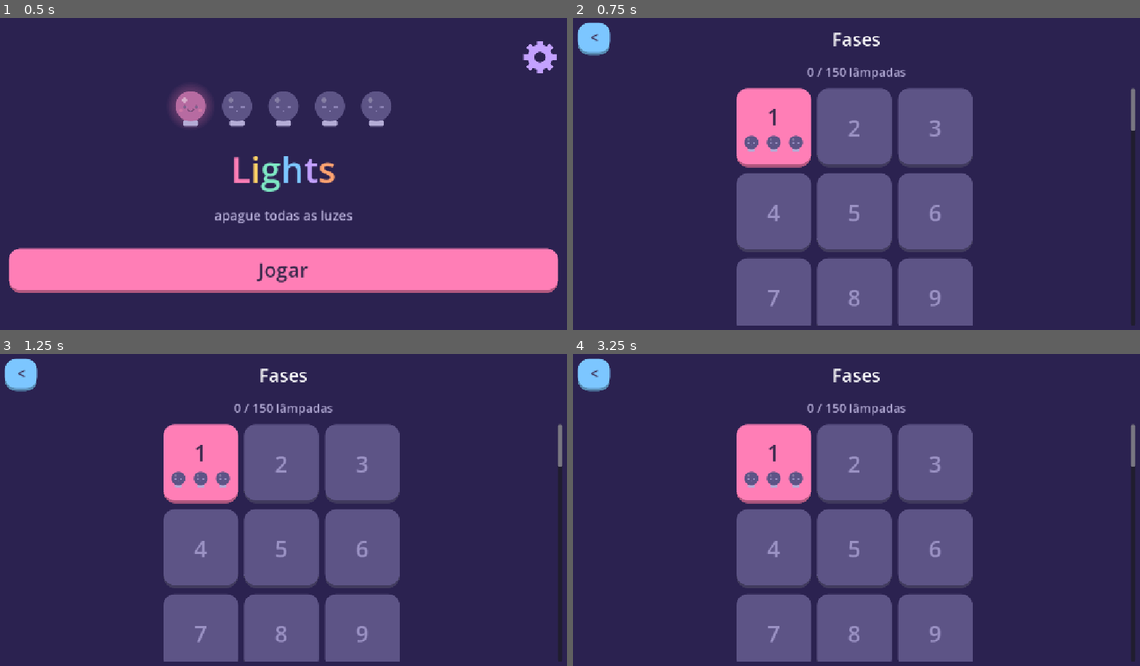
Above: before the commit, frames 1-4 (two rows, left to right).
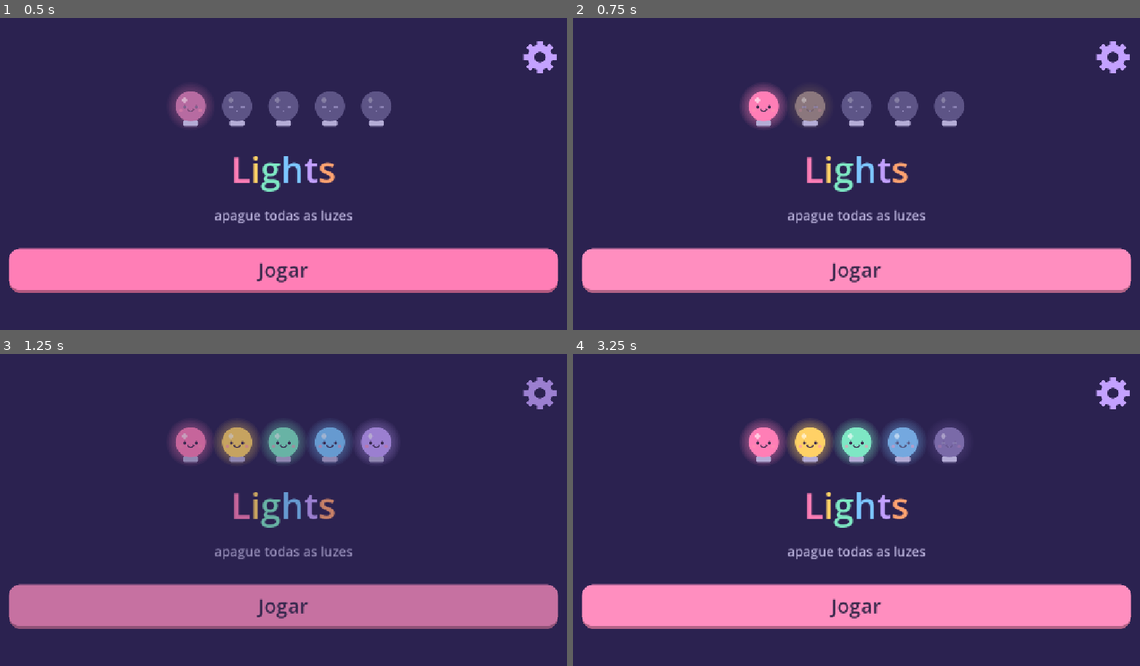
Above: after the commit, the same moments.

Repository: MuriloBahr/lights
Game: Godot game, scene res://scenes/menu.tscn
Same seed, same stepped clock (60 frames per second), same inputs: the game is played once before the commit and once after it.
Inputs (mouse positions are in pixels of both pictures, inside the frame that each line leads up to):
- Up to frame 1 (0.5 s): no input
- Up to frame 2 (0.75 s): click "Jogar" at 0.5 s
- Up to frame 3 (1.25 s): no input
- Up to frame 4 (3.25 s): click (595, 375) at 1.25 s, where only the run before the commit has a clickable "<"; click (595, 375) at 2 s, where only the run after the commit has a clickable "<"; click "Jogar" at 2.75 s

Frame 1 is identical in both runs. In frame 2, 38% of the frame differs, in the area x 0-100%, y 1-99%; in frame 3, 39%; in frame 4, 39%.

Commit message:
lights [patch note]: Adicionado musica Adicionado animação e som ao clicar em jogar e entrar numa fase

Diff:
--- a/scripts/bulb.gd
+++ b/scripts/bulb.gd
@@ -24,6 +24,15 @@
 		_fade.kill()
 	_fade = create_tween()
 	_fade.tween_property(self, "glow", 1.0 if lit else 0.0, 0.28).set_trans(Tween.TRANS_SINE)
+
+
+func appear(delay: float) -> void:
+	scale = Vector2.ZERO
+	if _pop:
+		_pop.kill()
+	_pop = create_tween()
+	_pop.tween_interval(delay)
+	_pop.tween_property(self, "scale", Vector2.ONE, 0.35).set_trans(Tween.TRANS_BACK).set_ease(Tween.EASE_OUT)
 
 
 func _notification(what: int) -> void:
--- a/scripts/game.gd
+++ b/scripts/game.gd
@@ -14,6 +14,7 @@
 
 func _ready() -> void:
 	set_anchors_preset(Control.PRESET_FULL_RECT)
+	State.sfx.duck(true)
 	levels = State.levels
 	level_index = State.current_level
 	_build_ui()
@@ -71,6 +72,7 @@
 
 
 func _load(index: int) -> void:
+	State.sfx.enter()
 	level_index = index
 	var level: Dictionary = levels[index]
 	_build_grid(int(level["size"]))
@@ -91,6 +93,7 @@
 			b.pressed.connect(board.toggle.bind(x, y))
 			b.pressed.connect(State.sfx.tap)
 			grid.add_child(b)
+			b.appear(0.05 * (x + y))
 			bulbs.append(b)
 
 
--- a/scripts/level_select.gd
+++ b/scripts/level_select.gd
@@ -5,6 +5,7 @@
 
 
 func _ready() -> void:
+	State.sfx.duck(false)
 	set_anchors_preset(Control.PRESET_FULL_RECT)
 	var margin := MarginContainer.new()
 	margin.set_anchors_preset(Control.PRESET_FULL_RECT)
--- a/scripts/menu.gd
+++ b/scripts/menu.gd
@@ -3,9 +3,12 @@
 var bulbs: Array[Bulb] = []
 var _step := 0
 var _settings: SettingsPanel
+var _timer: Timer
+var _starting := false
 
 
 func _ready() -> void:
+	State.sfx.duck(false)
 	set_anchors_preset(Control.PRESET_FULL_RECT)
 	var margin := MarginContainer.new()
 	margin.set_anchors_preset(Control.PRESET_FULL_RECT)
@@ -60,11 +63,11 @@
 		row.add_child(b)
 		bulbs.append(b)
 
-	var timer := Timer.new()
-	timer.wait_time = 0.35
-	timer.autostart = true
-	timer.timeout.connect(_tick)
-	add_child(timer)
+	_timer = Timer.new()
+	_timer.wait_time = 0.35
+	_timer.autostart = true
+	_timer.timeout.connect(_tick)
+	add_child(_timer)
 	return row
 
 
@@ -94,8 +97,17 @@
 
 
 func _play() -> void:
-	get_tree().change_scene_to_file("res://scenes/level_select.tscn")
-
+	if _starting:
+		return
+	_starting = true
+	_timer.stop()
+	State.sfx.start()
+	var t := create_tween()
+	for b in bulbs:
+		t.tween_callback(b.set_lit.bind(true))
+		t.tween_interval(0.08)
+	t.tween_interval(0.2)
+	t.tween_callback(State.go.bind("res://scenes/level_select.tscn"))
 
 func _open_settings() -> void:
 	if is_instance_valid(_settings):
--- a/scripts/settings_panel.gd
+++ b/scripts/settings_panel.gd
@@ -5,7 +5,7 @@
 
 
 func _ready() -> void:
-	set_anchors_preset(Control.PRESET_FULL_RECT)
+	set_anchors_and_offsets_preset(Control.PRESET_FULL_RECT)
 
 	var dim := ColorRect.new()
 	dim.set_anchors_preset(Control.PRESET_FULL_RECT)
--- a/scripts/sfx.gd
+++ b/scripts/sfx.gd
@@ -1,9 +1,18 @@
 class_name Sfx
 extends Node
+
+const MUSIC_PATH := "res://assets/music/theme.mp3"
+const MUSIC_DB := -20.0
+const GAME_DUCK_DB := 8.0
 
 var vibration := true
 var _tap: AudioStreamPlayer
 var _win: AudioStreamPlayer
+var _click: AudioStreamPlayer
+var _start: AudioStreamPlayer
+var _music: AudioStreamPlayer
+var _music_tween: Tween
+var _music_target := MUSIC_DB
 
 
 func _ready() -> void:
@@ -11,6 +20,10 @@
 	_ensure_bus("SFX")
 	_tap = _player("res://assets/sfx/tap.wav")
 	_win = _player("res://assets/sfx/win.wav")
+	_click = _player("res://assets/sfx/click.wav")
+	_click.volume_db = -4.0
+	_start = _player("res://assets/sfx/start.wav")
+	_start_music()
 
 
 func apply(settings: Dictionary) -> void:
@@ -19,15 +32,86 @@
 	vibration = settings["vibration"]
 
 
+func duck(on: bool) -> void:
+	_music_target = MUSIC_DB - (GAME_DUCK_DB if on else 0.0)
+	if _music:
+		_fade_music(_music_target, 0.8 if _music.volume_db > -40.0 else 3.0)
+
+
 func tap() -> void:
-	_tap.pitch_scale = randf_range(0.92, 1.12)
+	_tap.pitch_scale = randf_range(0.96, 1.04)
 	_tap.play()
+	_buzz(15)
+
+
+func ding(step: int) -> void:
+	_tap.pitch_scale = 1.0 + 0.3 * step
+	_tap.play()
+	_buzz(20)
+
+
+func click() -> void:
+	_click.play()
+	_buzz(10)
+
+
+func start() -> void:
+	_start.pitch_scale = 1.0
+	_start.play()
+	_buzz(30)
+
+
+func enter() -> void:
+	_start.pitch_scale = 1.3
+	_start.play()
 	_buzz(15)
 
 
 func win() -> void:
 	_win.play()
 	_buzz(120)
+	_dip()
+
+
+func _notification(what: int) -> void:
+	if not _music:
+		return
+	if what == NOTIFICATION_APPLICATION_PAUSED:
+		_music.stream_paused = true
+	elif what == NOTIFICATION_APPLICATION_RESUMED:
+		_music.stream_paused = false
+
+
+func _start_music() -> void:
+	if not ResourceLoader.exists(MUSIC_PATH):
+		return
+	var stream: AudioStream = load(MUSIC_PATH)
+	stream.set("loop", true)
+	_music = AudioStreamPlayer.new()
+	_music.stream = stream
+	_music.bus = "Music"
+	_music.volume_db = -60.0
+	add_child(_music)
+	_music.play()
+	_fade_music(_music_target, 3.0)
+
+
+func _fade_music(db: float, seconds: float) -> void:
+	if _music_tween:
+		_music_tween.kill()
+	_music_tween = create_tween()
+	_music_tween.tween_property(_music, "volume_db", db, seconds)
+
+
+func _dip() -> void:
+	if not _music:
+		return
+	if _music_tween:
+		_music_tween.kill()
+	_music_tween = create_tween()
+	_music_tween.tween_property(_music, "volume_db", _music_target - 6.0, 0.15)
+	_music_tween.tween_interval(1.4)
+	_music_tween.tween_property(_music, "volume_db", _music_target, 1.0)
 
 
 func _buzz(ms: int) -> void:
@@ -51,9 +135,3 @@
 	p.max_polyphony = 4
 	add_child(p)
 	return p
-
-
-func ding(step: int) -> void:
-	_tap.pitch_scale = 1.0 + 0.3 * step
-	_tap.play()
-	_buzz(20)
--- a/scripts/state.gd
+++ b/scripts/state.gd
@@ -2,12 +2,16 @@
 
 const LEVELS_PATH := "res://data/levels.json"
 const SAVE_PATH := "user://save.json"
+const FADE_TIME := 0.25
 
 var levels: Array = []
 var current_level := 0
 var stars := {}
 var settings := {"music": true, "sfx": true, "vibration": true}
 var sfx := Sfx.new()
+
+var _fade := ColorRect.new()
+var _busy := false
 
 
 func _ready() -> void:
@@ -16,6 +20,31 @@
 	_read()
 	add_child(sfx)
 	sfx.apply(settings)
+
+	var layer := CanvasLayer.new()
+	layer.layer = 100
+	add_child(layer)
+	_fade.color = Color(Palette.BG, 0.0)
+	_fade.mouse_filter = Control.MOUSE_FILTER_IGNORE
+	layer.add_child(_fade)
+	_fade.set_anchors_and_offsets_preset(Control.PRESET_FULL_RECT)
+
+
+func go(path: String) -> void:
+	if _busy:
+		return
+	_busy = true
+	_fade.mouse_filter = Control.MOUSE_FILTER_STOP
+	var out := create_tween()
+	out.tween_property(_fade, "color:a", 1.0, FADE_TIME)
+	await out.finished
+	get_tree().change_scene_to_file(path)
+	await get_tree().process_frame
+	var back := create_tween()
+	back.tween_property(_fade, "color:a", 0.0, FADE_TIME)
+	await back.finished
+	_fade.mouse_filter = Control.MOUSE_FILTER_IGNORE
+	_busy = false
 
 
 func stars_for(id: int) -> int:
Not shown, added: assets/music/theme.mp3.import
Not shown, added: assets/sfx/click.wav.import
Not shown, added: assets/sfx/start.wav.import
Not shown, added: scripts/win_panel.gd.uid
Not shown, added: assets/music/theme.mp3
Not shown, added: assets/sfx/click.wav
Not shown, added: assets/sfx/start.wav
